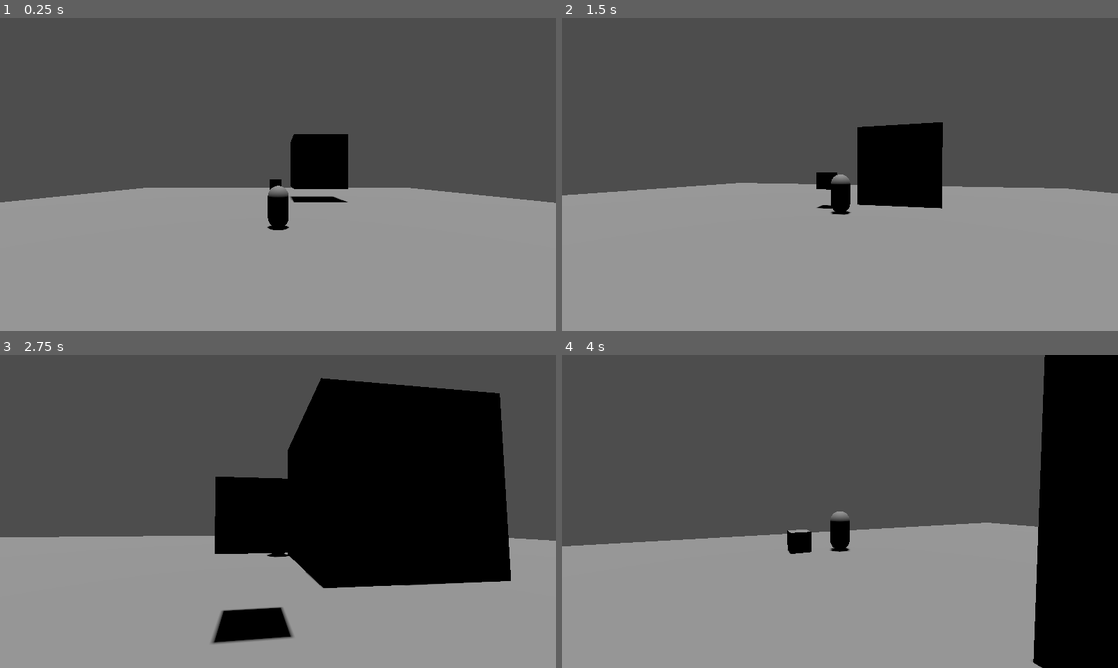
Above: before the commit, frames 1-4 (two rows, left to right).
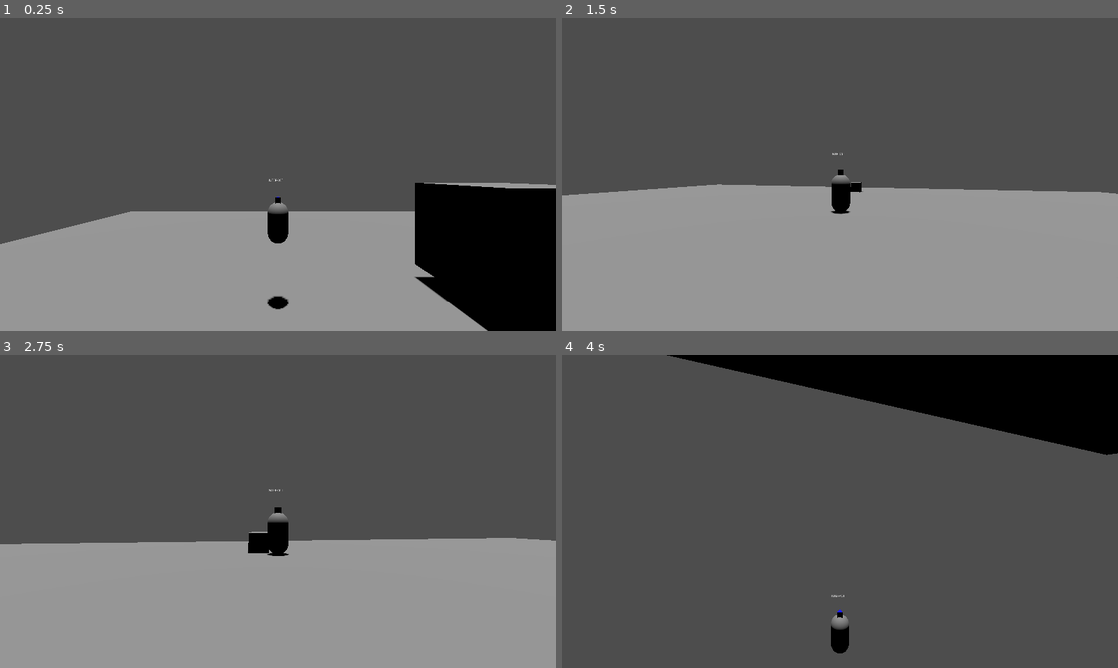
Above: after the commit, the same moments.

Repository: leon-fenzl/Demos
Game: Godot game, scene res://Scenes/game.tscn
Same seed, same stepped clock (60 frames per second), same inputs: the game is played once before the commit and once after it.
Inputs (mouse positions are in pixels of both pictures, inside the frame that each line leads up to):
- Up to frame 1 (0.25 s): no input
- Up to frame 2 (1.5 s): move the mouse to (867, 174) at 0.52 s; hold Space (jump) 0.53-1.28 s; hold W (forward) from 0.53 s (still down); move the mouse to (812, 174) at 1.27 s; right-click (812, 174) at 1.35 s
- Up to frame 3 (2.75 s): keep holding W (forward); tap Space (jump) at 1.52, 1.55, 1.82 s; move the mouse to (289, 505) at 2.02 s; hold Space (jump) from 2.03 s (still down); tap Mouse wheel up (zoom_in) at 2.1 s
- Up to frame 4 (4 s): keep holding W (forward); move the mouse to (834, 517) at 2.77 s; release Space (jump) at 2.78 s; tap Mouse wheel down (zoom_out) at 2.85 s; tap Space (jump) at 3.02, 3.05, 3.32 s; move the mouse to (878, 514) at 3.52 s; hold Space (jump) from 3.53 s (still down)

The runs differ from the first frame. In frame 1, 19% of the frame differs, in the area x 0-100%, y 37-100%; in frame 2, 4.6%; in frame 3, 29%; in frame 4, 56%, in the area x 0-100%, y 0-100%.

Commit message:
31052024

Diff:
--- a/FPS_Demo/Scenes/game.tscn
+++ b/FPS_Demo/Scenes/game.tscn
@@ -1,19 +1,10 @@
-[gd_scene load_steps=14 format=3 uid="uid://cf7q8pdri77u8"]
+[gd_scene load_steps=11 format=3 uid="uid://cf7q8pdri77u8"]
 
 [ext_resource type="PackedScene" uid="uid://wp3feiucmjg2" path="res://Scenes/CameraSystem.tscn" id="1_iqlcs"]
 [ext_resource type="Script" path="res://Scripts/GameMenus.gd" id="1_yw8my"]
 [ext_resource type="Script" path="res://Scripts/Btt_Back.gd" id="3_753ag"]
-[ext_resource type="PackedScene" uid="uid://cf5p3mtiyf35k" path="res://Scenes/rigid_body_3d.tscn" id="4_ogbms"]
-
-[sub_resource type="BoxMesh" id="BoxMesh_bf1ls"]
-size = Vector3(5, 5, 5)
-
-[sub_resource type="BoxShape3D" id="BoxShape3D_is11y"]
-size = Vector3(5, 5, 5)
-
-[sub_resource type="BoxMesh" id="BoxMesh_2wwcs"]
-
-[sub_resource type="BoxShape3D" id="BoxShape3D_4urxk"]
+[ext_resource type="PackedScene" uid="uid://bqh0gq7v7n7ov" path="res://Scenes/tps_player.tscn" id="4_ylutq"]
+[ext_resource type="PackedScene" uid="uid://cg7vpvwd1e4nf" path="res://Scenes/push_drag.tscn" id="5_lba2e"]
 
 [sub_resource type="NavigationMesh" id="NavigationMesh_p2oj2"]
 vertices = PackedVector3Array(-1, 0.5, -19.75, 0.25, 0.5, -20, 0.25, 0.5, -24.5, -24.5, 0.5, -24.5, -1, 0.5, -18, -24.5 …(392 unchanged characters)…
@@ -181,41 +172,13 @@
 spring_length = 10.0
 displace_Height = 1.0
 mouse_Speed = 0.25
-playerRef = NodePath("../TPS_Rigid_Player")
-
-[node name="TPS_Rigid_Player" parent="." instance=ExtResource("4_ogbms")]
-transform = Transform3D(1, 0, 0, 0, 1, 0, 0, 0, 1, 0.2, 2.8, 3.8)
-continuous_cd = true
-max_contacts_reported = 99
-contact_monitor = true
-jumpForce = 5000.0
-
-[node name="RigidBody3D" type="RigidBody3D" parent="."]
-transform = Transform3D(1, 0, 0, 0, 1, 0, 0, 0, 1, 4.13157, 4.5, -7.6)
-collision_layer = 2
-collision_mask = 15
-continuous_cd = true
-
-[node name="MeshInstance3D" type="MeshInstance3D" parent="RigidBody3D"]
-transform = Transform3D(1, 0, 0, 0, 1, 0, 0, 0, 1, 0, -0.5, 0)
-mesh = SubResource("BoxMesh_bf1ls")
-
-[node name="CollisionShape3D" type="CollisionShape3D" parent="RigidBody3D"]
-transform = Transform3D(1, 0, 0, 0, 1, 0, 0, 0, 1, 0, -0.5, 0)
-shape = SubResource("BoxShape3D_is11y")
-
-[node name="CharacterBody3D" type="CharacterBody3D" parent="."]
-transform = Transform3D(1, 0, 0, 0, 1, 0, 0, 0, 1, 0, 1.6, -3.8)
-collision_layer = 2
-collision_mask = 15
-floor_block_on_wall = false
-platform_wall_layers = 1
-
-[node name="MeshInstance3D" type="MeshInstance3D" parent="CharacterBody3D"]
-mesh = SubResource("BoxMesh_2wwcs")
-
-[node name="CollisionShape3D" type="CollisionShape3D" parent="CharacterBody3D"]
-shape = SubResource("BoxShape3D_4urxk")
+playerRef = NodePath("../TPS_Player")
+
+[node name="TPS_Player" parent="." instance=ExtResource("4_ylutq")]
+transform = Transform3D(1, 0, 0, 0, 1, 0, 0, 0, 1, 0, 7.24097, 0)
+jumpForce = 1500.0
+
+[node name="PushDrag" parent="." instance=ExtResource("5_lba2e")]
 
 [node name="NavigationRegion3D" type="NavigationRegion3D" parent="."]
 navigation_mesh = SubResource("NavigationMesh_p2oj2")
--- /dev/null
+++ b/FPS_Demo/Scenes/push_drag.tscn
@@ -0,0 +1,22 @@
+[gd_scene load_steps=4 format=3 uid="uid://cg7vpvwd1e4nf"]
+
+[ext_resource type="Script" path="res://Scripts/TestPhysics.gd" id="1_wuj5f"]
+
+[sub_resource type="BoxMesh" id="BoxMesh_2wwcs"]
+size = Vector3(5, 5, 5)
+
+[sub_resource type="BoxShape3D" id="BoxShape3D_4urxk"]
+size = Vector3(5, 5, 5)
+
+[node name="PushDrag" type="CharacterBody3D" groups=["pushable"]]
+transform = Transform3D(1, 0, 0, 0, 1, 0, 0, 0, 1, 10.9, 6.6, 0)
+collision_layer = 4
+collision_mask = 31
+floor_block_on_wall = false
+script = ExtResource("1_wuj5f")
+
+[node name="MeshInstance3D" type="MeshInstance3D" parent="."]
+mesh = SubResource("BoxMesh_2wwcs")
+
+[node name="CollisionShape3D" type="CollisionShape3D" parent="."]
+shape = SubResource("BoxShape3D_4urxk")
--- a/FPS_Demo/Scenes/tps_player.tscn
+++ b/FPS_Demo/Scenes/tps_player.tscn
@@ -1,33 +1,72 @@
-[gd_scene load_steps=7 format=3 uid="uid://bqh0gq7v7n7ov"]
+[gd_scene load_steps=10 format=3 uid="uid://bqh0gq7v7n7ov"]
 
 [ext_resource type="Script" path="res://Scripts/FPS_Player.gd" id="1_l3746"]
 [ext_resource type="Script" path="res://Scripts/PickUpAbility.gd" id="2_ftilx"]
 
 [sub_resource type="CapsuleShape3D" id="CapsuleShape3D_0vot7"]
 
+[sub_resource type="CapsuleMesh" id="CapsuleMesh_tjs5v"]
+
 [sub_resource type="PrismMesh" id="PrismMesh_umadh"]
 
 [sub_resource type="StandardMaterial3D" id="StandardMaterial3D_wsecn"]
 albedo_color = Color(0, 0, 1, 1)
 
-[sub_resource type="CapsuleMesh" id="CapsuleMesh_tjs5v"]
+[sub_resource type="BoxShape3D" id="BoxShape3D_gvxqo"]
+size = Vector3(0.7, 1, 0.6)
+
+[sub_resource type="ViewportTexture" id="ViewportTexture_ar734"]
+viewport_path = NodePath("Sprite3D/SubViewport")
+
+[sub_resource type="LabelSettings" id="LabelSettings_ukoph"]
 
 [node name="TPS_Player" type="CharacterBody3D"]
+collision_mask = 30
 script = ExtResource("1_l3746")
 speed = 500.0
 jumpForce = 1200.0
 camRef = NodePath("../CameraSystem")
 
+[node name="Abilities" type="Node" parent="."]
+script = ExtResource("2_ftilx")
+
 [node name="CollisionShape3D" type="CollisionShape3D" parent="."]
 shape = SubResource("CapsuleShape3D_0vot7")
-
-[node name="MeshInstance3D2" type="MeshInstance3D" parent="."]
-transform = Transform3D(1, 0, 0, 0, -4.37114e-08, 1, 0, -1, -4.37114e-08, 0, 1.5, 0)
-mesh = SubResource("PrismMesh_umadh")
-surface_material_override/0 = SubResource("StandardMaterial3D_wsecn")
 
 [node name="MeshInstance3D" type="MeshInstance3D" parent="."]
 mesh = SubResource("CapsuleMesh_tjs5v")
 
-[node name="PickUpAbility" type="Node" parent="."]
-script = ExtResource("2_ftilx")
+[node name="MeshInstance3D2" type="MeshInstance3D" parent="."]
+transform = Transform3D(0.3, 0, 0, 0, -1.31134e-08, 0.3, 0, -0.3, -1.31134e-08, 0, 1.1, 0)
+mesh = SubResource("PrismMesh_umadh")
+surface_material_override/0 = SubResource("StandardMaterial3D_wsecn")
+
+[node name="Area3D" type="Area3D" parent="."]
+collision_mask = 30
+
+[node name="CollisionShape3D" type="CollisionShape3D" parent="Area3D"]
+transform = Transform3D(1, 0, 0, 0, 1, 0, 0, 0, 1, 0, 0, -0.3)
+shape = SubResource("BoxShape3D_gvxqo")
+
+[node name="Sprite3D" type="Sprite3D" parent="."]
+transform = Transform3D(1, 0, 0, 0, 1, 0, 0, 0, 1, 0, 1.7, 0)
+texture = SubResource("ViewportTexture_ar734")
+
+[node name="SubViewport" type="SubViewport" parent="Sprite3D"]
+transparent_bg = true
+size = Vector2i(100, 100)
+
+[node name="Label" type="Label" parent="Sprite3D/SubViewport"]
+anchors_preset = 15
+anchor_right = 1.0
+anchor_bottom = 1.0
+grow_horizontal = 2
+grow_vertical = 2
+text = "Interact"
+label_settings = SubResource("LabelSettings_ukoph")
+horizontal_alignment = 3
+vertical_alignment = 3
+uppercase = true
+
+[connection signal="body_entered" from="Area3D" to="Abilities" method="_on_area_3d_body_entered"]
+[connection signal="body_exited" from="Area3D" to="Abilities" method="_on_area_3d_body_exited"]
--- /dev/null
+++ b/FPS_Demo/Scripts/CustomPhysics.gd
@@ -0,0 +1,34 @@
+extends CharacterBody3D
+class_name General_Physics_Body
+
+var col : KinematicCollision3D
+var PUSHING := Vector3.ZERO
+var PUSHED := Vector3.ZERO
+var PULL := Vector3.ZERO
+var TUMBLE := Vector3.ZERO
+var ROLL := Vector3.ZERO
+# Get the gravity from the project settings to be synced with RigidBody nodes.
+var gravity := Vector3.ZERO
+var gravity_Direction = ProjectSettings.get_setting("physics/3d/default_gravity_vector")
+func Custom_Gravity(DELTA:=60.0, BASE_WEIGHT := 100.0):
+	if !is_on_floor():
+		gravity += gravity_Direction * BASE_WEIGHT * DELTA
+	else:
+		if gravity != -get_floor_normal():
+			gravity = -get_floor_normal() * DELTA
+func GetCollisions():
+	for i in get_slide_collision_count():
+		col = get_slide_collision(i)
+		col.get_collider()
+func PushRigids():
+	if col != null:
+		if col.get_collider() is RigidBody3D:
+			col.get_collider().apply_central_impulse(-col.get_normal()*col.get_collider().mass)
+func PushKinematics(DELTA:float):
+	if col != null:
+		if col.get_collider() is CharacterBody3D:
+			col.PUSHED += velocity
+func BePushed(DELTA:float):
+	if col != null:
+		if col.get_collider() is CharacterBody3D:
+			PUSHED += -col.get_normal() * 1000.0 * DELTA
--- a/FPS_Demo/Scripts/FPS_Player.gd
+++ b/FPS_Demo/Scripts/FPS_Player.gd
@@ -1,4 +1,4 @@
-extends CharacterBody3D
+extends General_Physics_Body
 @export var speed := 5.0
 @export var jumpForce := 4.5
 
@@ -7,27 +7,16 @@
 
 @onready var move_Input := Vector3.ZERO
 @onready var direction := Vector3.ZERO
-@onready var upDownVector := Vector3.ZERO
 
-# Get the gravity from the project settings to be synced with RigidBody nodes.
-var gravity_Direction = ProjectSettings.get_setting("physics/3d/default_gravity_vector")
-var col : KinematicCollision3D
+@onready var jumpVector := Vector3.ZERO
 
 func _physics_process(delta):
-	Gravity(delta)
+	Custom_Gravity(delta)
 	LookAt()
 	Move(delta)
 	Jump(delta)
-	GetCollisions()
-	PushRigids()
-	PushCharacters()
-	velocity = direction + upDownVector
+	velocity = direction + gravity + jumpVector
 	move_and_slide()
-func Gravity(DELTA:float):
-	if !is_on_floor():
-		upDownVector += gravity_Direction *100* DELTA
-	else:
-		upDownVector = -get_floor_normal() * DELTA
 func LookAt():
 	if Input.is_action_pressed("aim"):
 		rotation.y = cam.rotation.y
@@ -41,24 +30,11 @@
 	direction = move_Input.normalized() * speed * DELTA
 func Jump(DELTA:float):
 	if Input.is_action_just_pressed("jump") and is_on_floor():
-		upDownVector += transform.basis.y * jumpForce * DELTA
+		jumpVector += transform.basis.y * jumpForce * DELTA
 		await get_tree().create_timer(0.25).timeout
 		if Input.is_action_pressed("jump") and !is_on_floor():
-			upDownVector -= transform.basis.y * jumpForce * DELTA
+			jumpVector -= transform.basis.y * jumpForce * DELTA
 	if Input.is_action_just_released("jump") and !is_on_floor():
-		upDownVector -= transform.basis.y * jumpForce * DELTA
-func GetCollisions():
-	for i in get_slide_collision_count():
-		col = get_slide_collision(i)
-		col.get_collider()
-func PushRigids():
-	if col != null:
-		if col.get_collider() is RigidBody3D:
-			col.get_collider().apply_central_impulse(-col.get_normal()*(col.get_collider().mass))
-		#if is_on_wall() && col.get_collider().gravity_scale>0.5:
-			#col.get_collider().apply_central_impulse(-col.get_normal()*(col.get_collider().mass))
-func PushCharacters():
-	if col != null:
-		if col.get_collider() is CharacterBody3D:
-			col.get_collider().velocity = velocity
-			print(col.get_collider().velocity)
+		jumpVector -= transform.basis.y * jumpForce * DELTA
+	if is_on_floor():
+		jumpVector = Vector3.ZERO
--- a/FPS_Demo/Scripts/PickUpAbility.gd
+++ b/FPS_Demo/Scripts/PickUpAbility.gd
@@ -1 +1,9 @@
 extends Node
+
+func _on_area_3d_body_entered(body):
+	if body.is_in_group("pushable"):
+		body.PUSHED = $"..".velocity
+func _on_area_3d_body_exited(body):
+	if body.is_in_group("pushable"):
+		body.PUSHED = Vector3.ZERO
+		body = null
--- /dev/null
+++ b/FPS_Demo/Scripts/TestPhysics.gd
@@ -0,0 +1,6 @@
+extends General_Physics_Body
+
+func _physics_process(delta):
+	Custom_Gravity(delta)
+	velocity = gravity + PUSHED
+	move_and_slide()
